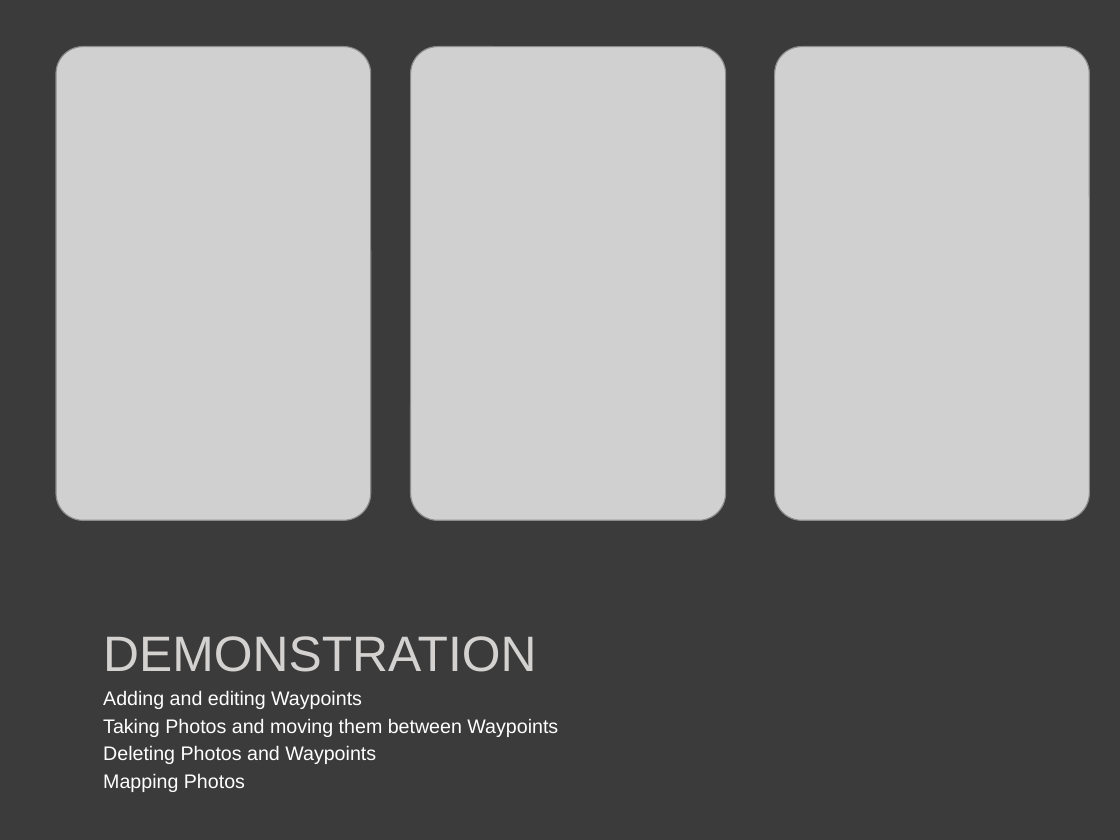
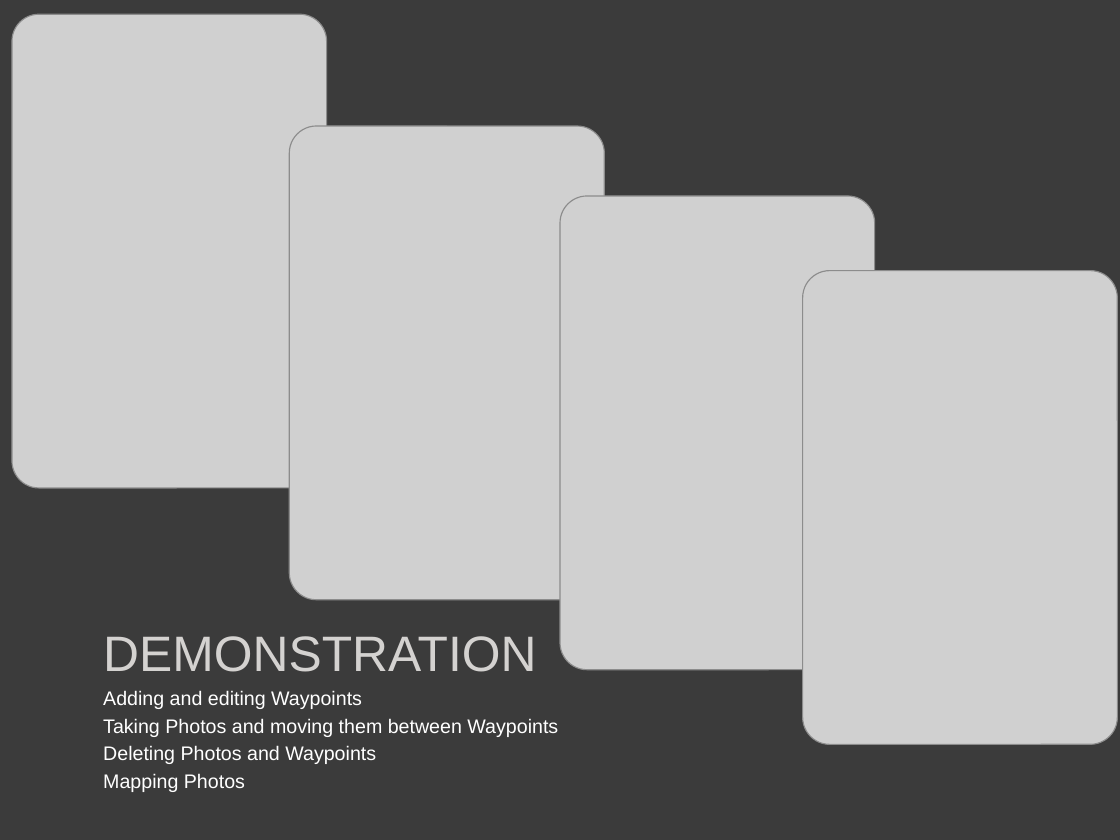
Before and after one commit to rkilarski/ryski-coding, a slide deck: slide 3 of WalkAbout/doc/WalkAbout.pptx. Drawn at 1120x840 pixels with LibreOffice and Linux fonts; fonts in the diff are those of the drawing; grey boxes stand for pictures. Boxes give left, top, right and bottom in pixels: in the first picture for what was removed or moved away, otherwise in the second. Text is boxed around its words. In the diff, an @@ line names an element or a change of style, - is before the commit and + after.

```diff
--- a/WalkAbout/doc/WalkAbout.pptx
+++ b/WalkAbout/doc/WalkAbout.pptx
@@ picture: place and size @@
-picture at bbox=[56, 47, 371, 521]
+picture at bbox=[12, 15, 327, 488]
@@ picture removed at bbox=[775, 47, 1090, 521] @@
@@ picture: place and size @@
-picture at bbox=[411, 47, 726, 521]
+picture at bbox=[289, 127, 604, 600]
@@ picture added at bbox=[560, 196, 875, 670] @@
@@ picture added at bbox=[803, 271, 1118, 745] @@
```
Also in this commit, not shown: 4 other slides changed.
